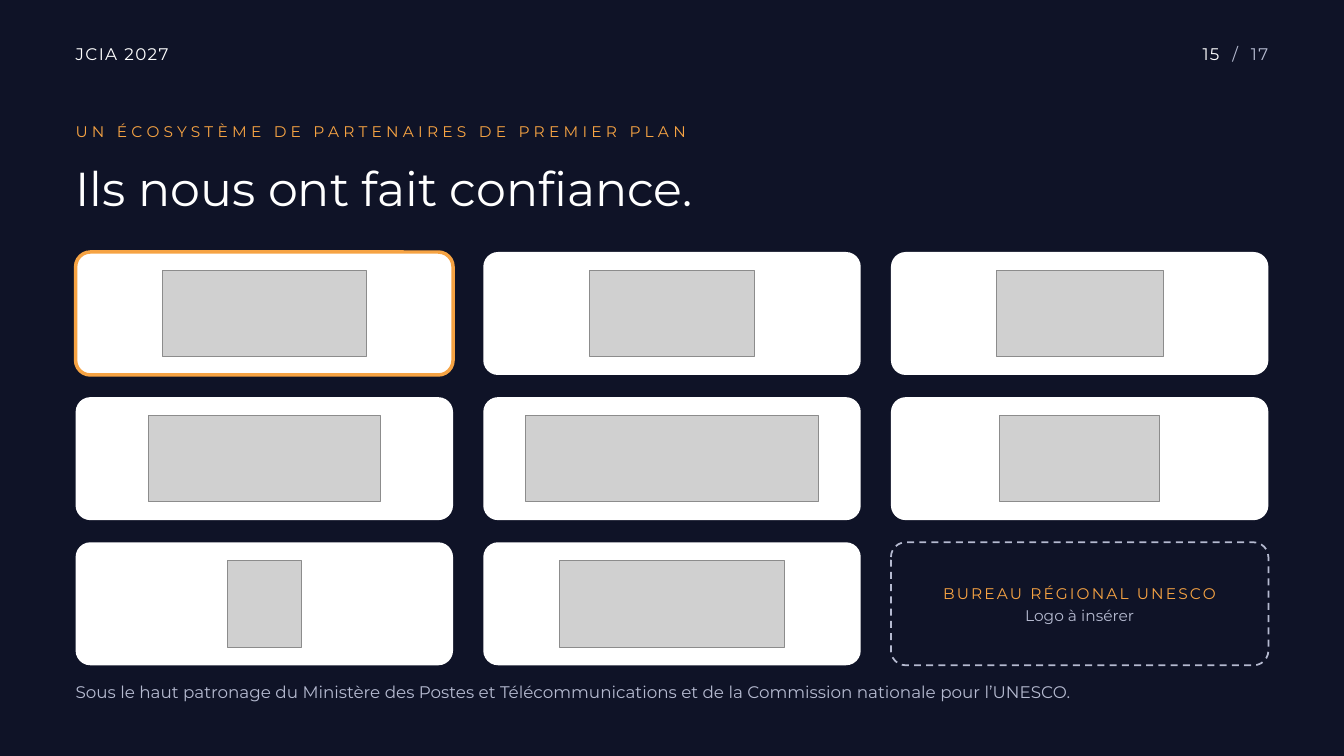
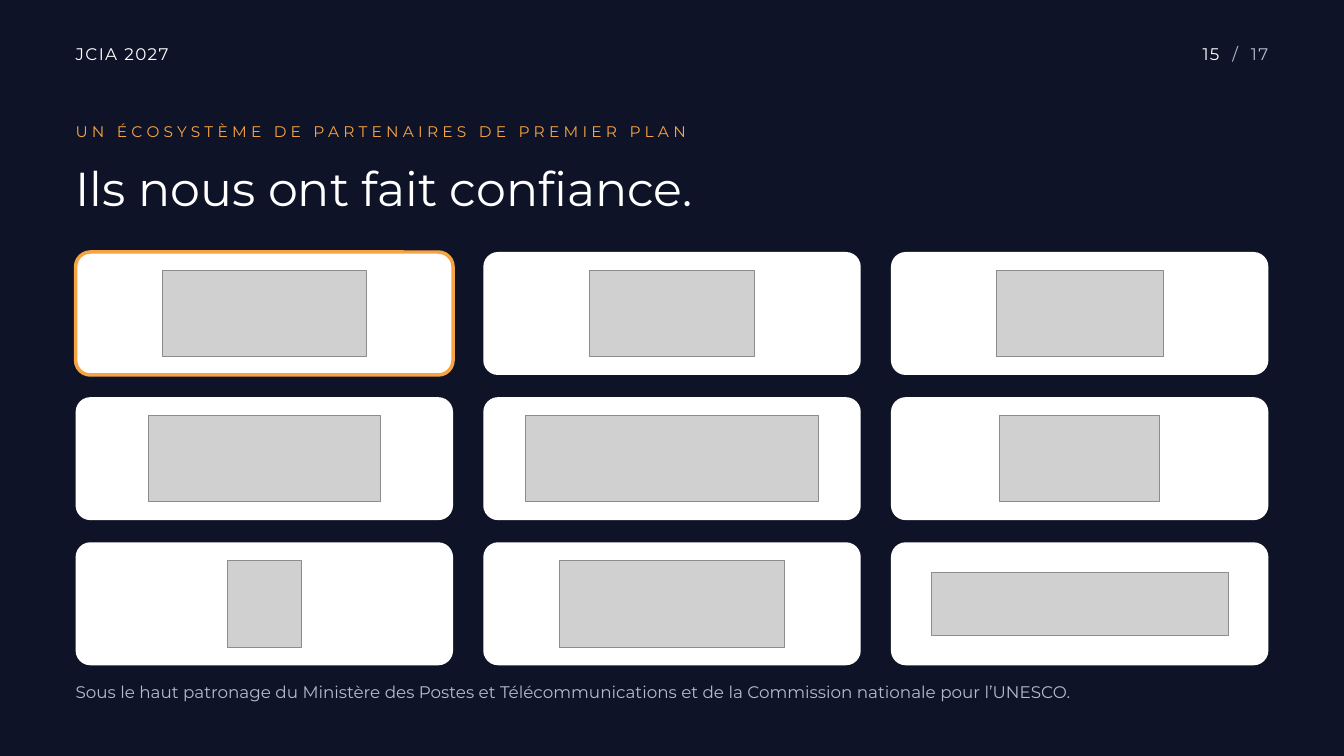
Before and after one commit to ryantchuisseu/ryantchuisseu, a slide deck: slide 15 of presentation/JCIA-2027-presentation-v8.pptx. Drawn at 1344x756 pixels with LibreOffice and Linux fonts; fonts in the diff are those of the drawing; grey boxes stand for pictures. Boxes give left, top, right and bottom in pixels: in the first picture for what was removed or moved away, otherwise in the second. Text is boxed around its words. In the diff, an @@ line names an element or a change of style, - is before the commit and + after.

```diff
--- a/presentation/JCIA-2027-presentation-v8.pptx
+++ b/presentation/JCIA-2027-presentation-v8.pptx
@@ rounded rectangle at (x1=891, y1=542, x2=1268, y2=665): fill #0F1327 to #FFFFFF; outline #B5BAD0 1.25 pt dashed to none @@
@@ picture added at (x1=932, y1=573, x2=1228, y2=635) @@
@@ text removed at (x1=943, y1=585, x2=1216, y2=624) @@
-BUREAU RÉGIONAL UNESCO
-Logo à insérer
```
Also in this commit, not shown: 1 other slide changed, 3 other files.
